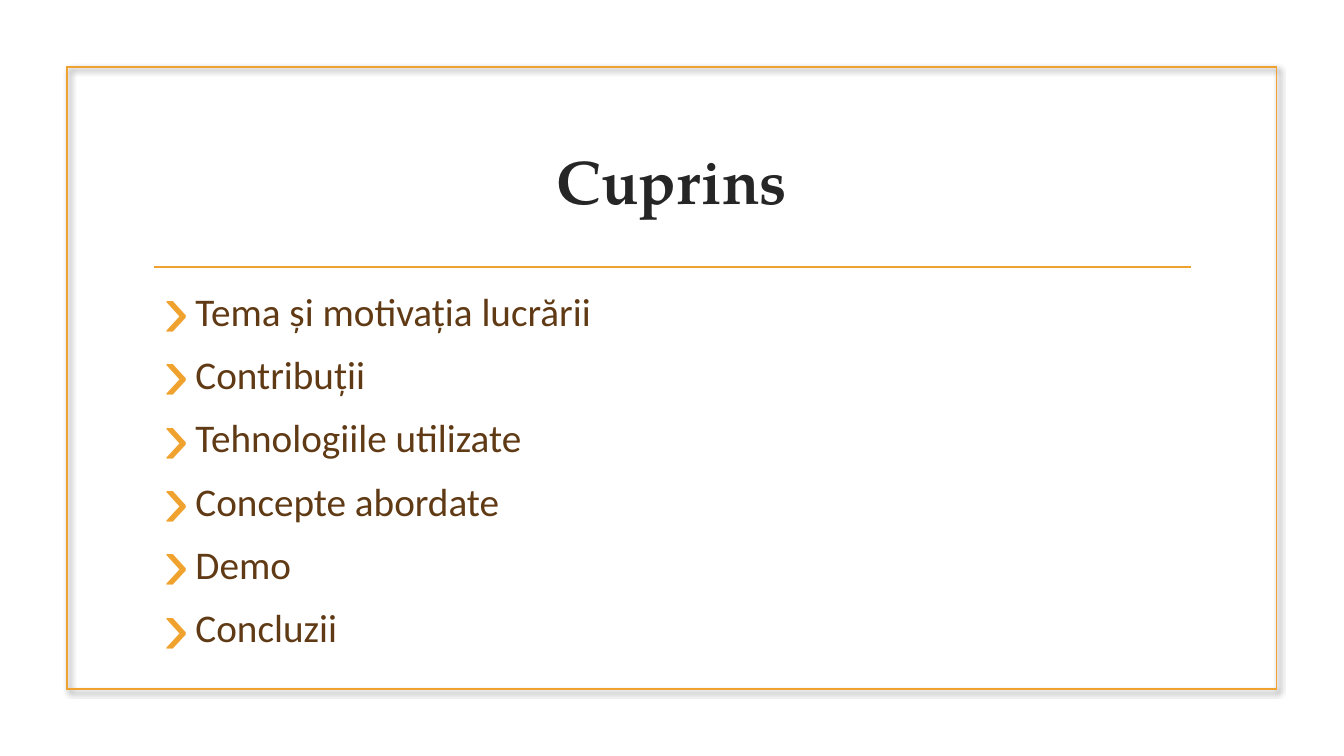
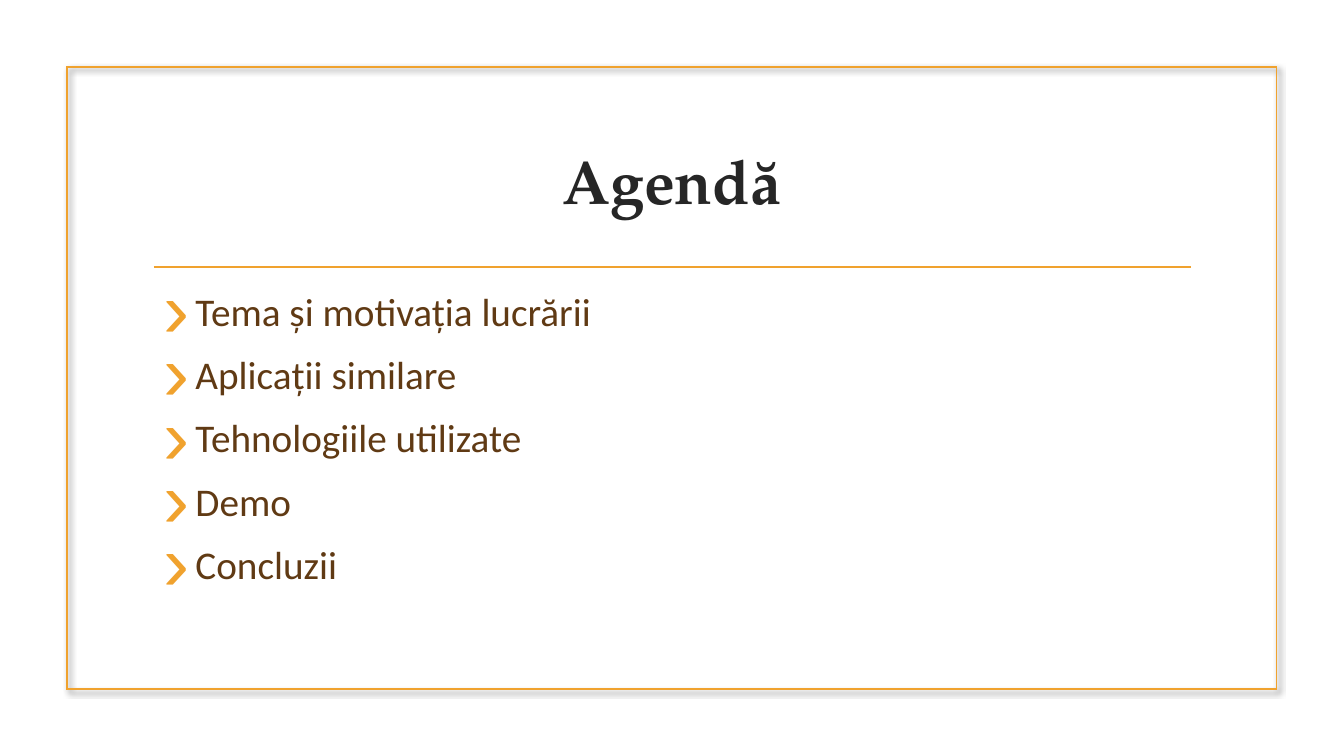
Before and after one commit to Scyree/BachelorThesis, a slide deck: slide 2 of Licenta2018CorfuAlexandru/ExploreBooks.pptx. Drawn at 1344x756 pixels with LibreOffice and Linux fonts; fonts in the diff are those of the drawing; background and template pictures are left out. Boxes give left, top, right and bottom in pixels: in the first picture for what was removed or moved away, otherwise in the second. Text is boxed around its words. In the diff, an @@ line names an element or a change of style, - is before the commit and + after.

```diff
--- a/Licenta2018CorfuAlexandru/ExploreBooks.pptx
+++ b/Licenta2018CorfuAlexandru/ExploreBooks.pptx
@@ title at (x1=563, y1=159, x2=781, y2=221): text changed @@
-Cuprins
+Agendă
@@ text at (x1=195, y1=361, x2=457, y2=396): text changed @@
-› Contribuții
+› Aplicații similare
@@ text at (x1=195, y1=488, x2=499, y2=523): paragraph removed @@
-› Concepte abordate
```
Also in this commit, not shown: 1 other slide changed, 2 slides added, 2 slides removed.
